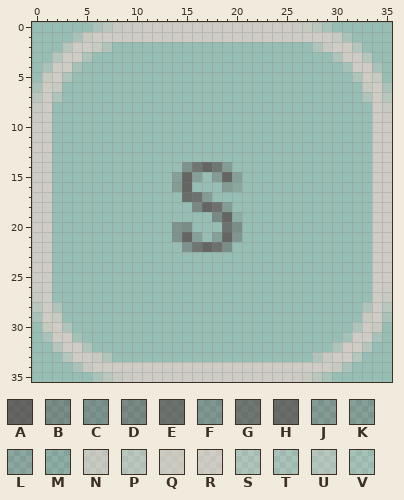
A pixel-art sprite gets an edit: app/src/main/res/drawable/ssize.png. This is how it looked before the edit.
The file is 36x36 pixels. Pixels under 10% opacity are left out. Colours within 5 levels of each other are drawn and written as one.
Palette (. is transparent): A #442b2d99  B #442c2f56  C #442c304b  D #452c2f5c  E #462c2e84  F #462c3045  G #462d2d7c  H #462d2e8f  J #472e2e3d  K #472f2f36  L #482e2e27  M #492e2e1c  N #fdd7d078  P #fcd7d25a  Q #fdd8d184  R #fdd8d18a  S #ffd9d13d  T #ffd8d32e  U #ffdad34b  V #ffdcd524
New version:
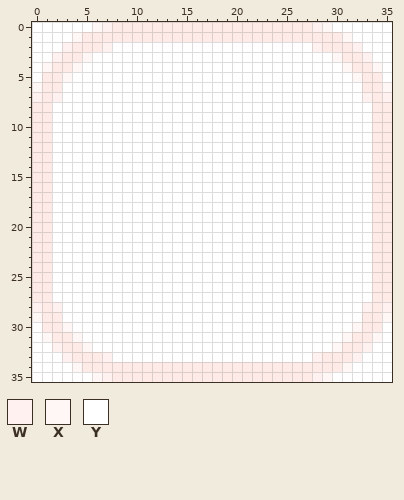
Colours new in this view: W #fef1ef  X #fff7f5  Y #ffffff
Difference:
colour R: #fdd8d18a -> #feeae6
y 0: x 0..9 ......TPNQ -> YYYYYYXWRR; x 26..35 QNPT...... -> RRWXYYYYYY
y 1: x 0..5 ....TN -> YYYYXR; x 30..35 NT.... -> RXYYYY
y 2: x 0..3 ...U -> YYYW; x 6..29 NS....................SN -> RWYYYYYYYYYYYYYYYYYYYYWR; x 32..35 U... -> WYYY
y 3: x 0..2 ..U -> YYW; x 5..30 S........................S -> XYYYYYYYYYYYYYYYYYYYYYYYYX; x 33..35 U.. -> WYY
y 4: x 0..1 .T -> YX; x 4..31 V..........................V -> XYYYYYYYYYYYYYYYYYYYYYYYYYYX; x 34..35 T. -> XY
y 5: x 0..1 .N -> YR; x 3..32 S............................S -> XYYYYYYYYYYYYYYYYYYYYYYYYYYYYX; x 34..35 N. -> RY
y 6: x 0 T -> X; x 2..33 N..............................N -> RYYYYYYYYYYYYYYYYYYYYYYYYYYYYYYR; x 35 T -> X
y 7: x 0 P -> W; x 2..33 S..............................S -> WYYYYYYYYYYYYYYYYYYYYYYYYYYYYYYW; x 35 P -> W
y 8: x 0 N -> R; x 2..33 ................................ -> YYYYYYYYYYYYYYYYYYYYYYYYYYYYYYYY; x 35 N -> R
y 9: x 0 Q -> R; x 2..33 ................................ -> YYYYYYYYYYYYYYYYYYYYYYYYYYYYYYYY; x 35 Q -> R
y 10..13: x 2..33 ................................ -> YYYYYYYYYYYYYYYYYYYYYYYYYYYYYYYY
y 14: x 2..33 .............CGAGJ.............. -> YYYYYYYYYYYYYYYYYYYYYYYYYYYYYYYY
y 15: x 2..33 ............KAK.JAK............. -> YYYYYYYYYYYYYYYYYYYYYYYYYYYYYYYY
y 16: x 2..33 ............JA...JL............. -> YYYYYYYYYYYYYYYYYYYYYYYYYYYYYYYY
y 17: x 2..33 .............HEJ................ -> YYYYYYYYYYYYYYYYYYYYYYYYYYYYYYYY
y 18: x 2..33 ..............DAEJ.............. -> YYYYYYYYYYYYYYYYYYYYYYYYYYYYYYYY
y 19: x 2..33 ................DAM............. -> YYYYYYYYYYYYYYYYYYYYYYYYYYYYYYYY
y 20: x 2..33 ............CB...EB............. -> YYYYYYYYYYYYYYYYYYYYYYYYYYYYYYYY
y 21: x 2..33 ............CAK.KAF............. -> YYYYYYYYYYYYYYYYYYYYYYYYYYYYYYYY
y 22: x 2..33 .............CGAEB.............. -> YYYYYYYYYYYYYYYYYYYYYYYYYYYYYYYY
y 23..25: x 2..33 ................................ -> YYYYYYYYYYYYYYYYYYYYYYYYYYYYYYYY
y 26: x 0 Q -> R; x 2..33 ................................ -> YYYYYYYYYYYYYYYYYYYYYYYYYYYYYYYY; x 35 Q -> R
y 27: x 0 N -> R; x 2..33 ................................ -> YYYYYYYYYYYYYYYYYYYYYYYYYYYYYYYY; x 35 N -> R
y 28: x 0 P -> W; x 2..33 S..............................S -> WYYYYYYYYYYYYYYYYYYYYYYYYYYYYYYW; x 35 P -> W
y 29: x 0 T -> X; x 2..33 N..............................N -> RYYYYYYYYYYYYYYYYYYYYYYYYYYYYYYR; x 35 T -> X
y 30: x 0..1 .N -> YR; x 3..32 S............................S -> XYYYYYYYYYYYYYYYYYYYYYYYYYYYYX; x 34..35 N. -> RY
y 31: x 0..1 .T -> YX; x 4..31 V..........................V -> XYYYYYYYYYYYYYYYYYYYYYYYYYYX; x 34..35 T. -> XY
y 32: x 0..2 ..U -> YYW; x 5..30 S........................S -> XYYYYYYYYYYYYYYYYYYYYYYYYX; x 33..35 U.. -> WYY
y 33: x 0..3 ...U -> YYYW; x 6..29 NS....................SN -> RWYYYYYYYYYYYYYYYYYYYYWR; x 32..35 U... -> WYYY
y 34: x 0..5 ....TN -> YYYYXR; x 30..35 NT.... -> RXYYYY
y 35: x 0..9 ......TPNQ -> YYYYYYXWRR; x 26..35 QNPT...... -> RRWXYYYYYY
Changed places in both pictures, as pixel boxes (x1, y1, x2, y2):
changed: (32, 22, 392, 382)
